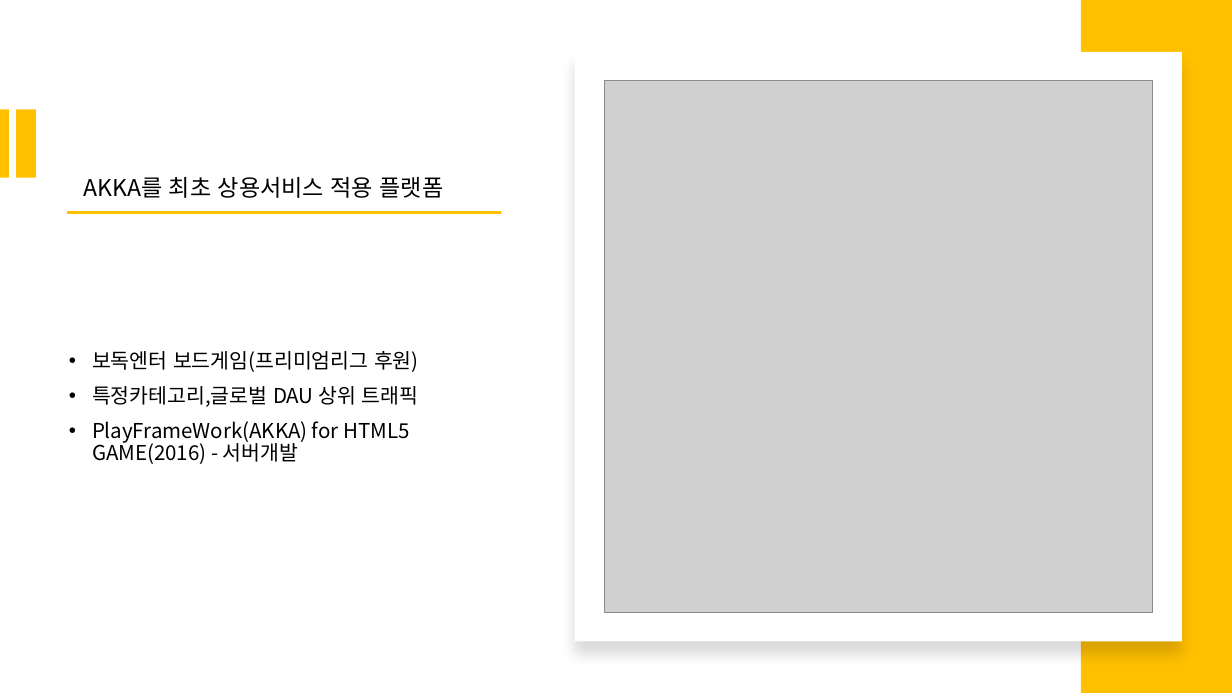
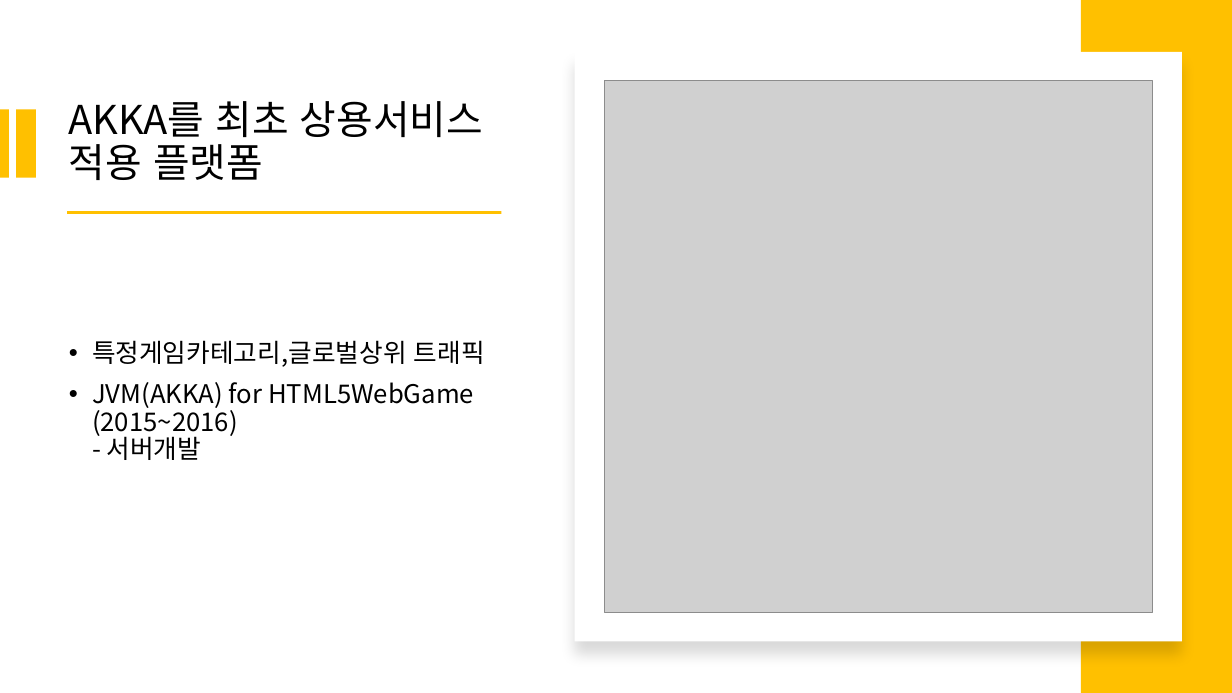
Before and after one commit to psmon/AkkaDotModule, a slide deck: slide 5 of Doc/DotCoreApiWithAkka.pptx (slide 3 before the commit). Drawn at 1232x693 pixels with LibreOffice and Linux fonts; fonts in the diff are those of the drawing; grey boxes stand for pictures. Boxes give left, top, right and bottom in pixels: in the first picture for what was removed or moved away, otherwise in the second. Text is boxed around its words. In the diff, an @@ line names an element or a change of style, - is before the commit and + after.

```diff
--- a/Doc/DotCoreApiWithAkka.pptx
+++ b/Doc/DotCoreApiWithAkka.pptx
@@ text "AKKA를 최초 상용서비스 적용 플랫폼": place and size @@
-text "AKKA를 최초 상용서비스 적용 플랫폼" at [83,177,444,198]
+text "AKKA를 최초 상용서비스 적용 플랫폼" at [69,101,483,180]
@@ text "AKKA를 최초 상용서비스 적용 플랫폼" at [69,101,483,180]: size 18 to 31 pt; line spacing 1 to 0.9; more space between paragraphs; vertical alignment top to middle @@
@@ text at [92,340,485,460]: text changed; size 16 to 20 pt @@
-• 보독엔터 보드게임(프리미엄리그 후원)
-• 특정카테고리,글로벌 DAU 상위 트래픽
-• PlayFrameWork(AKKA) for HTML5 GAME(2016) - 서버개발
+• 특정게임카테고리,글로벌상위 트래픽
+• JVM(AKKA) for HTML5WebGame (2015~2016)
+  - 서버개발
```
Also in this commit, not shown: 7 other slides changed, 3 slides added, 12 slides removed, 7 other files.
